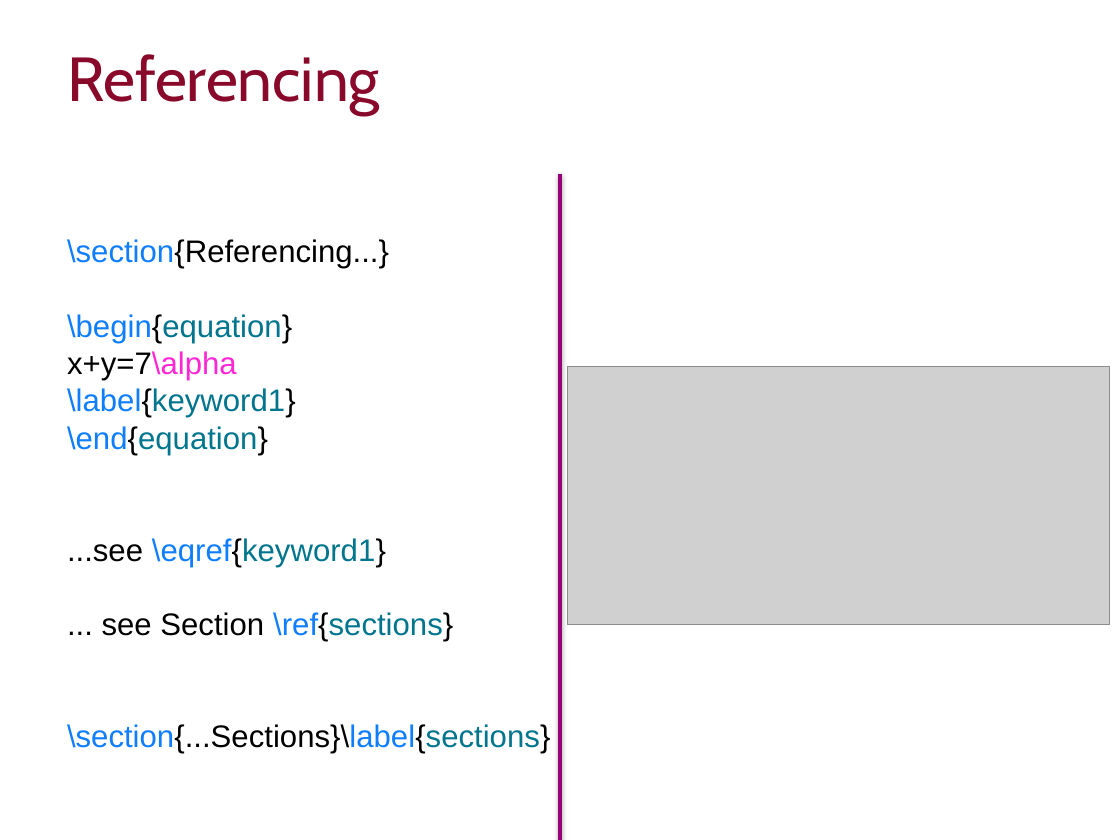
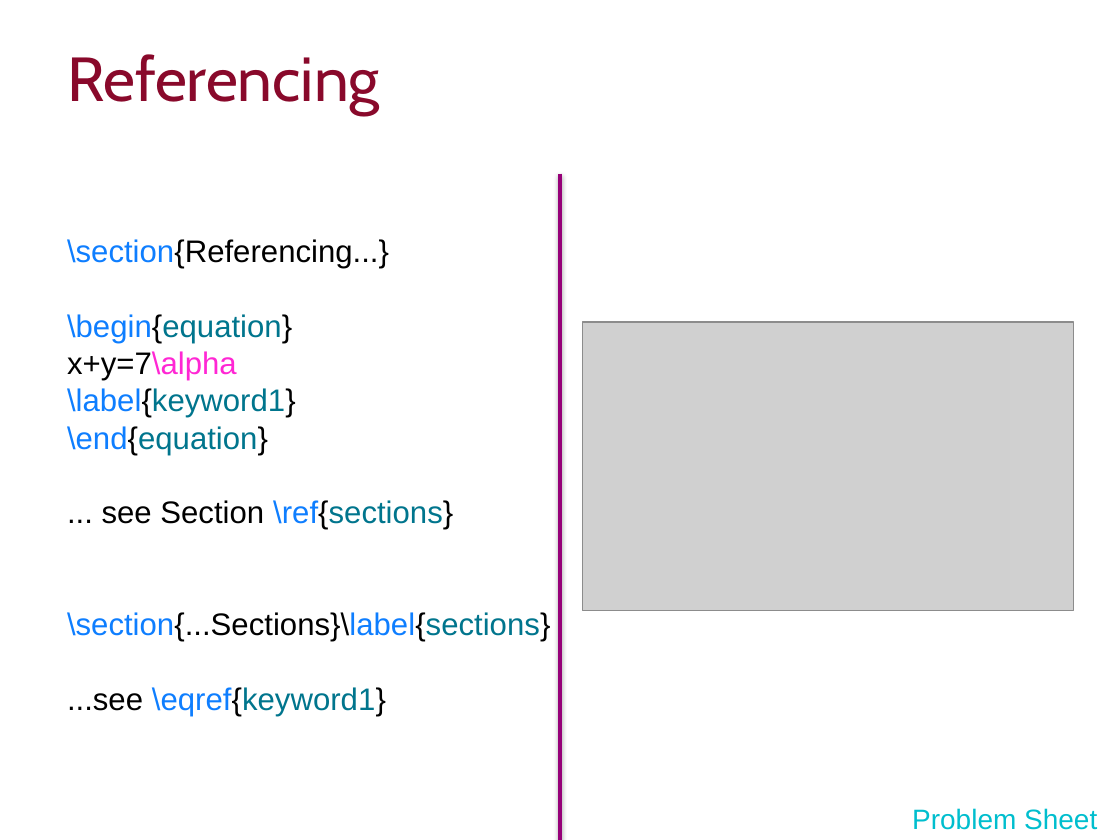
Before and after one commit to ImperialCollegeLondon/RCDS-introduction-to-latex, a slide deck: slide 16 of Intro to Latex Slides.pptx. Drawn at 1120x840 pixels with LibreOffice and Linux fonts; fonts in the diff are those of the drawing; grey boxes stand for pictures; background and template pictures are left out. Boxes give left, top, right and bottom in pixels: in the first picture for what was removed or moved away, otherwise in the second. Text is boxed around its words. In the diff, an @@ line names an element or a change of style, - is before the commit and + after.

```diff
--- a/Intro to Latex Slides.pptx
+++ b/Intro to Latex Slides.pptx
@@ picture: place and size @@
-picture at bbox=[567, 366, 1109, 625]
+picture at bbox=[582, 321, 1073, 610]
@@ text at bbox=[67, 426, 453, 530]: text changed @@
-\end{equation}
-...see \eqref{keyword1}
-... see Section \ref{sections}
+\end{equation}
+... see Section \ref{sections}
@@ text at bbox=[67, 687, 386, 716]: paragraph added @@
+...see \eqref{keyword1}
@@ text added at bbox=[912, 808, 1097, 830], 18 pt, text #00BECE @@
+Problem Sheet
```
Also in this commit, not shown: 1 other slide changed, 1 slide removed, 5 other files.
